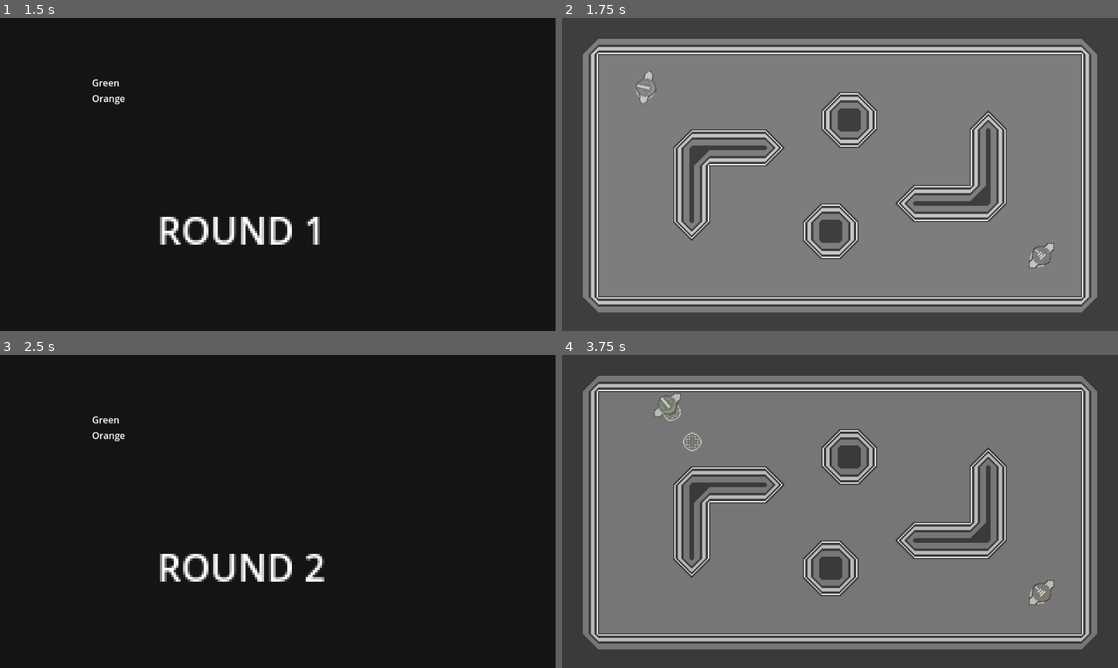
Above: before the commit, frames 1-4 (two rows, left to right).
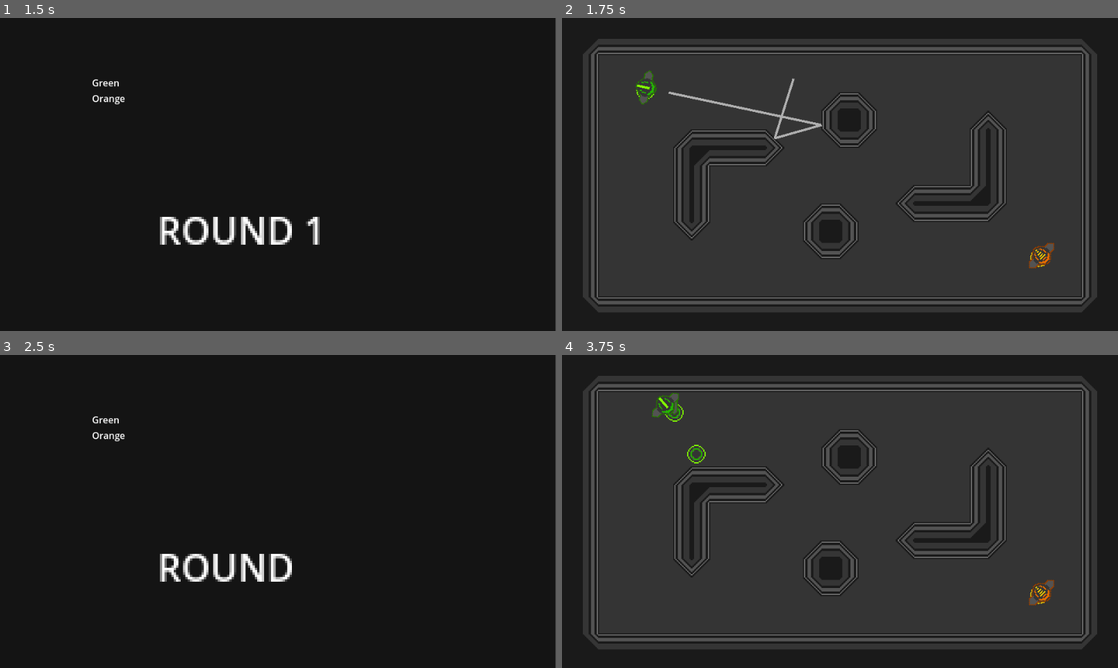
Above: after the commit, the same moments.

Repository: catgirl-software/nor2
Game: Godot game, scene res://scenes/game_scenes/title.tscn
Two runs of this game, one before a commit and one after it. Both use one fixed random seed, a clock stepped at 60 frames per second and the inputs below.
Inputs (mouse positions are in pixels of both pictures, inside the frame that each line leads up to):
- Up to frame 1 (1.5 s): click "nort harder" at 0.5 s; tap Enter at 1.25 s; move the mouse to (400, 158) at 1.27 s; hold D (keyboard_right) from 1.28 s (still down); hold Space (keyboard_throw) from 1.28 s (still down); click (400, 158) at 1.42 s
- Up to frame 2 (1.75 s): keep holding D (keyboard_right); keep holding Space (keyboard_throw)
- Up to frame 3 (2.5 s): move the mouse to (166, 527) at 2.02 s; release D (keyboard_right) at 2.03 s; release Space (keyboard_throw) at 2.03 s; hold S (keyboard_down) from 2.03 s (still down); tap Space (keyboard_throw) at 2.1 s; click (166, 527) at 2.17 s
- Up to frame 4 (3.75 s): move the mouse to (895, 442) at 2.77 s; release S (keyboard_down) at 2.78 s; hold D (keyboard_right) 2.78-3.53 s; hold Space (keyboard_throw) 2.78-3.53 s; click (895, 442) at 2.92 s; move the mouse to (812, 574) at 3.52 s; hold W (keyboard_up) from 3.53 s (still down); tap Space (keyboard_throw) at 3.6 s; click (812, 574) at 3.67 s

Frame 1 is identical in both runs. In frame 2, 100% of the frame differs, in the area x 0-100%, y 0-100%; in frame 3, 0.2%; in frame 4, 100%.

Commit message:
disc throw lines!

Diff:
--- a/player.tscn
+++ b/player.tscn
@@ -89,3 +89,7 @@
 libraries = {
 "": SubResource("AnimationLibrary_05jai")
 }
+
+[node name="aim_trail" type="Line2D" parent="."]
+visible = false
+width = 2.0
--- a/scenes/game_scenes/map1.tscn
+++ b/scenes/game_scenes/map1.tscn
@@ -28,13 +28,15 @@
 position = Vector2(240, 135)
 zoom = Vector2(2, 2)
 
-[node name="p1" parent="." instance=ExtResource("3_l8p3q")]
-position = Vector2(56, 60)
-
 [node name="p2" parent="." instance=ExtResource("3_l8p3q")]
 position = Vector2(414, 205)
 input_type = 2
 team = 2
+
+[node name="p1" parent="." instance=ExtResource("3_l8p3q")]
+position = Vector2(56, 60)
+input_type = 0
+team = 1
 
 [node name="TextureRect" type="TextureRect" parent="."]
 material = SubResource("ShaderMaterial_a4pnx")
--- a/sprites/Lum.gd
+++ b/sprites/Lum.gd
@@ -14,3 +14,4 @@
 func ball_speed_changed(delta):
 	total_speed += delta
 	self.material.set_shader_parameter("amount", total_speed / 700)
+	self.material.set_shader_parameter("amount", 1.50)
--- a/sprites/disc.gd
+++ b/sprites/disc.gd
@@ -10,11 +10,30 @@
 var team: int = 1
 
 func init(player_team: int, direction: Vector2, initial_position: Vector2):
+	vel = direction.normalized() * STARTING_SPEED
+	position = initial_position
 	team = player_team
 	$disc_sprite.frame = team
-	vel = direction.normalized() * STARTING_SPEED
-	position = initial_position
 	Events.ball_speed_changed.emit(vel.length())
+
+static func get_trail(direction: Vector2, initial_position: Vector2, dist: float) -> PackedVector2Array:
+	var res: Array[Vector2] = [initial_position]
+
+	var disc = DiscManager.new_uninitialised()
+	disc.position = initial_position
+
+	var movement = direction.normalized() * dist
+	while true:
+		var col = disc.move_and_collide(movement)
+		if col:
+			res.append(col.get_position())
+			movement = movement.bounce(col.get_normal()).normalized() * col.get_remainder().length()
+		else:
+			res.append(disc.position)
+			break
+
+	disc.queue_free()
+	return PackedVector2Array(res)
 
 func _physics_process(delta):
 	var movement = self.vel
--- a/sprites/disc_manager.gd
+++ b/sprites/disc_manager.gd
@@ -5,3 +5,8 @@
 	disc.init(team, direction, position)
 	print("create disc")
 	add_child(disc)
+
+func new_uninitialised():
+	var disc = preload("res://disc.tscn").instantiate()
+	add_child(disc)
+	return disc
--- a/sprites/player.gd
+++ b/sprites/player.gd
@@ -46,14 +46,26 @@
 			print("BAD INPUT TYPE: ", self.input_type)
 			return Vector2(0, 0)
 
+func get_aiming():
+	match input_type:
+		InputType.Mouse:
+			return Input.is_action_pressed("keyboard_throw")
+		InputType.Controller1:
+			return Input.is_action_pressed("joystick_1_throw")
+		InputType.Controller2:
+			return Input.is_action_pressed("joystick_2_throw")
+		_:
+			print("BAD INPUT TYPE: ", self.input_type)
+			return false
+
 func get_throwing():
 	match input_type:
 		InputType.Mouse:
-			return Input.is_action_just_pressed("keyboard_throw")
+			return Input.is_action_just_released("keyboard_throw")
 		InputType.Controller1:
-			return Input.is_action_just_pressed("joystick_1_throw")
+			return Input.is_action_just_released("joystick_1_throw")
 		InputType.Controller2:
-			return Input.is_action_just_pressed("joystick_2_throw")
+			return Input.is_action_just_released("joystick_2_throw")
 		_:
 			print("BAD INPUT TYPE: ", self.input_type)
 			return false
@@ -73,10 +85,13 @@
 	elif move_direction.length():
 		last_look_direction = move_direction
 
+	var aiming = get_aiming()
 	var throwing = get_throwing()
 
 	self.look_at(self.position + last_look_direction)
 	self.move_and_collide(move_direction.normalized() * 100 * delta)
+
+	update_aim_trail(aiming)
 
 	if throwing and state == State.Ready:
 		if has_disc:
@@ -85,6 +100,19 @@
 		else:
 			print("catching")
 			try_catch()
+
+func update_aim_trail(aiming: bool):
+	$aim_trail.visible = aiming
+	if aiming:
+		$aim_trail.points = Disc.get_trail(
+			last_look_direction,
+			position + last_look_direction.normalized() * 20,
+			200,
+		)
+		for i in range(0, $aim_trail.points.size()):
+			$aim_trail.points[i] -= self.position
+			$aim_trail.points[i] = $aim_trail.points[i].rotated(-self.rotation)
+
 
 func try_throw():
 	DiscManager.new_disc(team, last_look_direction, position + last_look_direction.normalized() * 20)
--- a/sprites/test-world.tscn
+++ b/sprites/test-world.tscn
@@ -27,12 +27,18 @@
 
 [node name="p1" parent="." instance=ExtResource("4_e5pao")]
 position = Vector2(432, 61)
+input_type = 0
+team = 1
 
 [node name="p2" parent="." instance=ExtResource("4_e5pao")]
 position = Vector2(455, 147)
+input_type = 0
+team = 1
 
 [node name="p3" parent="." instance=ExtResource("4_e5pao")]
 position = Vector2(302, 21)
+input_type = 0
+team = 1
 
 [node name="CanvasLayer" type="TextureRect" parent="."]
 material = SubResource("ShaderMaterial_85g1q")
